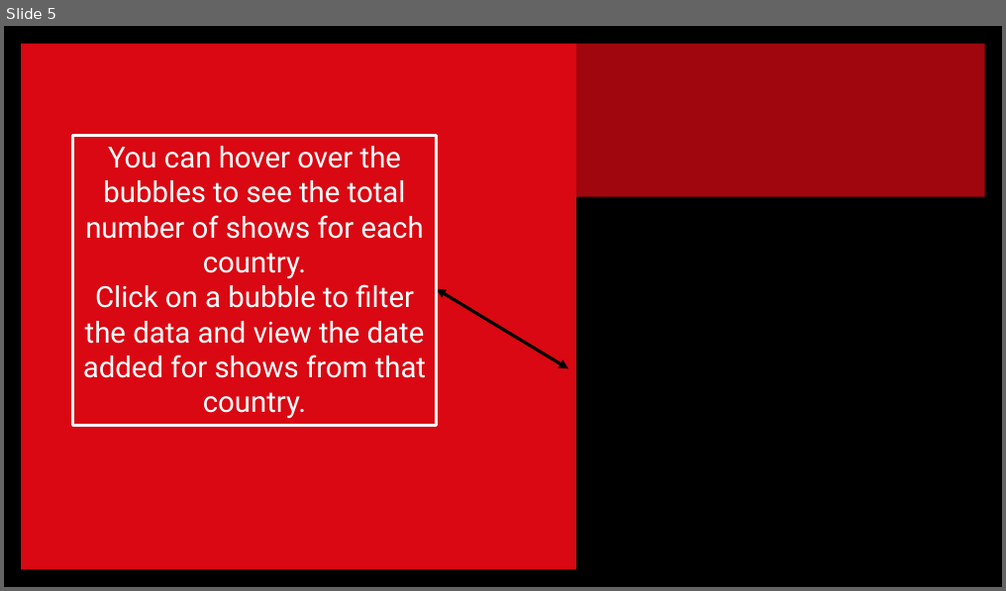
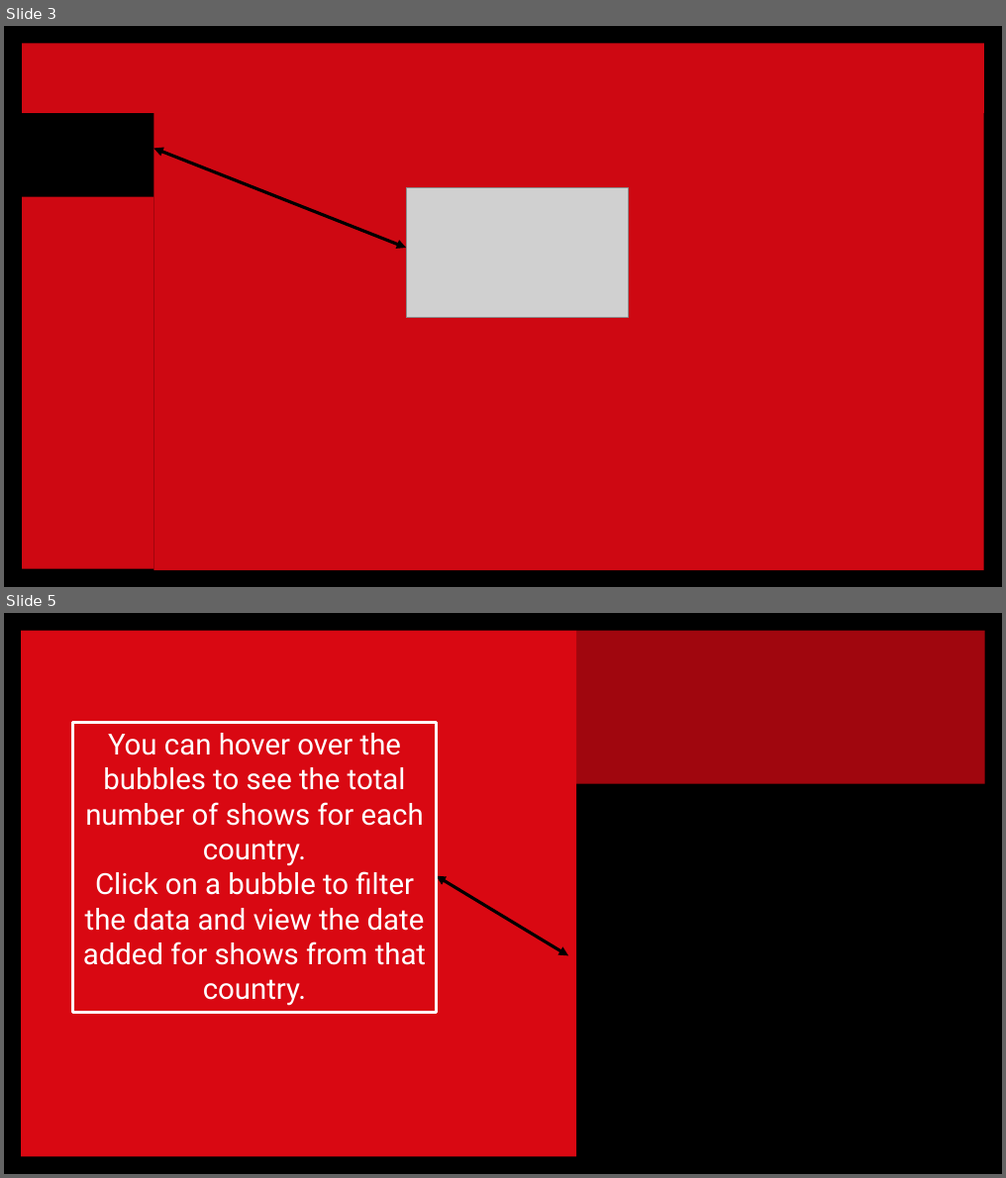
Before and after one commit to adampratama21/data-analytics-projects, a slide deck: netflix-shows/docs/Netflix_Dashboard_Guide.pptx. Shown one above the other, each under a label of ours: slide 5 before the commit, slides 3 and 5 after it; the slides between them are not shown. The pictures are 1006x591 and 1006x1178 pixels, drawn with LibreOffice and Linux fonts; fonts in the diff are those of the drawing; grey boxes stand for pictures; background and template pictures are left out. Boxes give left, top, right and bottom in pixels: in the first picture for what was removed or moved away, otherwise in the second. Text is boxed around its words. In the diff, an @@ line names an element or a change of style, - is before the commit and + after.

Commit message:
fix: dashboard pdf export, ppt file, dashboard overview image error

```diff
--- a/netflix-shows/docs/Netflix_Dashboard_Guide.pptx
+++ b/netflix-shows/docs/Netflix_Dashboard_Guide.pptx
@@ slide 3 added at bbox=[4, 26, 1002, 587], background picture (left out) @@
@@ rectangle added at bbox=[22, 43, 984, 113], fill #E50914 at 90% opacity @@
@@ rectangle added at bbox=[153, 113, 984, 571], fill #E50914 at 90% opacity @@
@@ double arrow added from (153, 148) to (406, 248), #000000 3 pt @@
@@ rectangle added at bbox=[22, 196, 153, 570], fill #E50914 at 90% opacity @@
@@ picture added at bbox=[406, 187, 628, 318] @@
```
Also in this commit, not shown: 1 slide changed, 2 slides removed, 2 other files.
